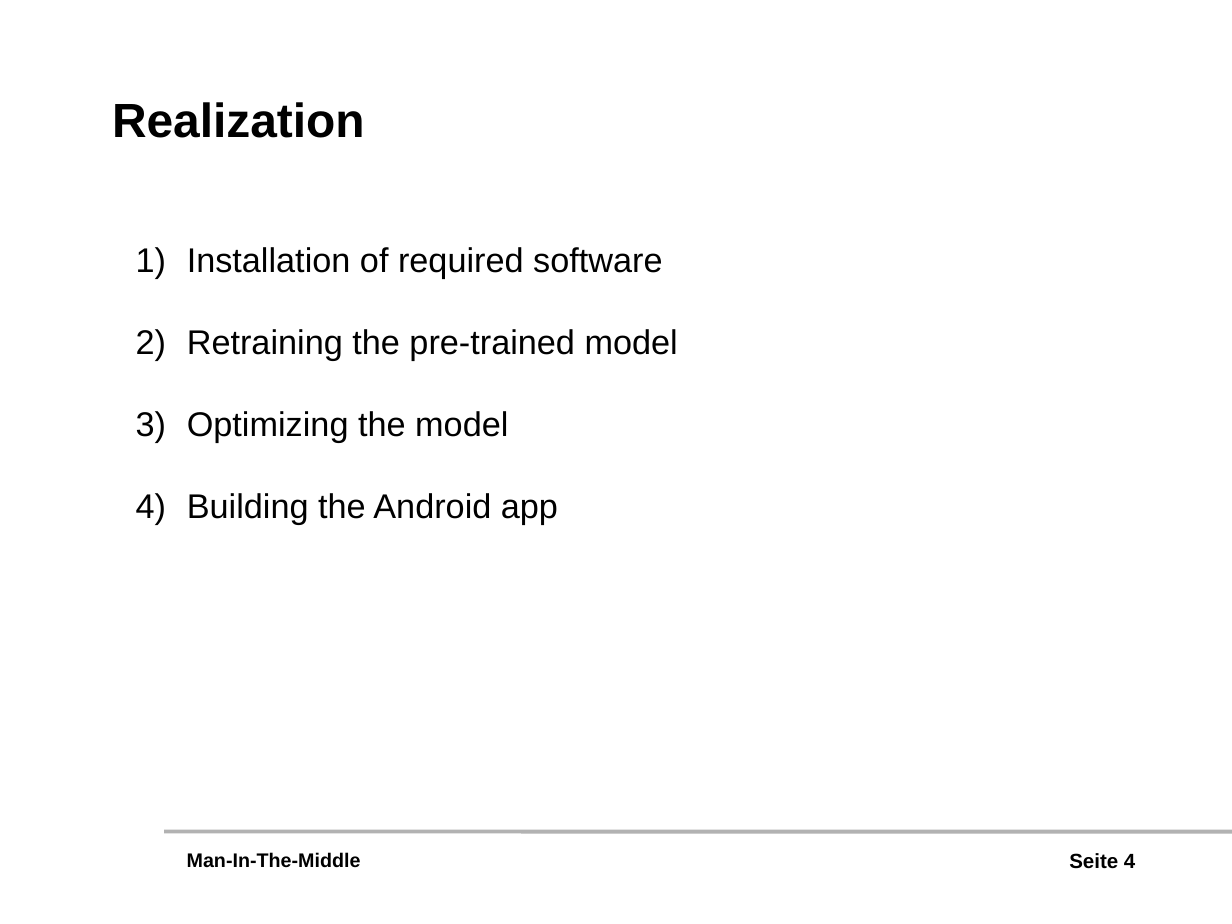
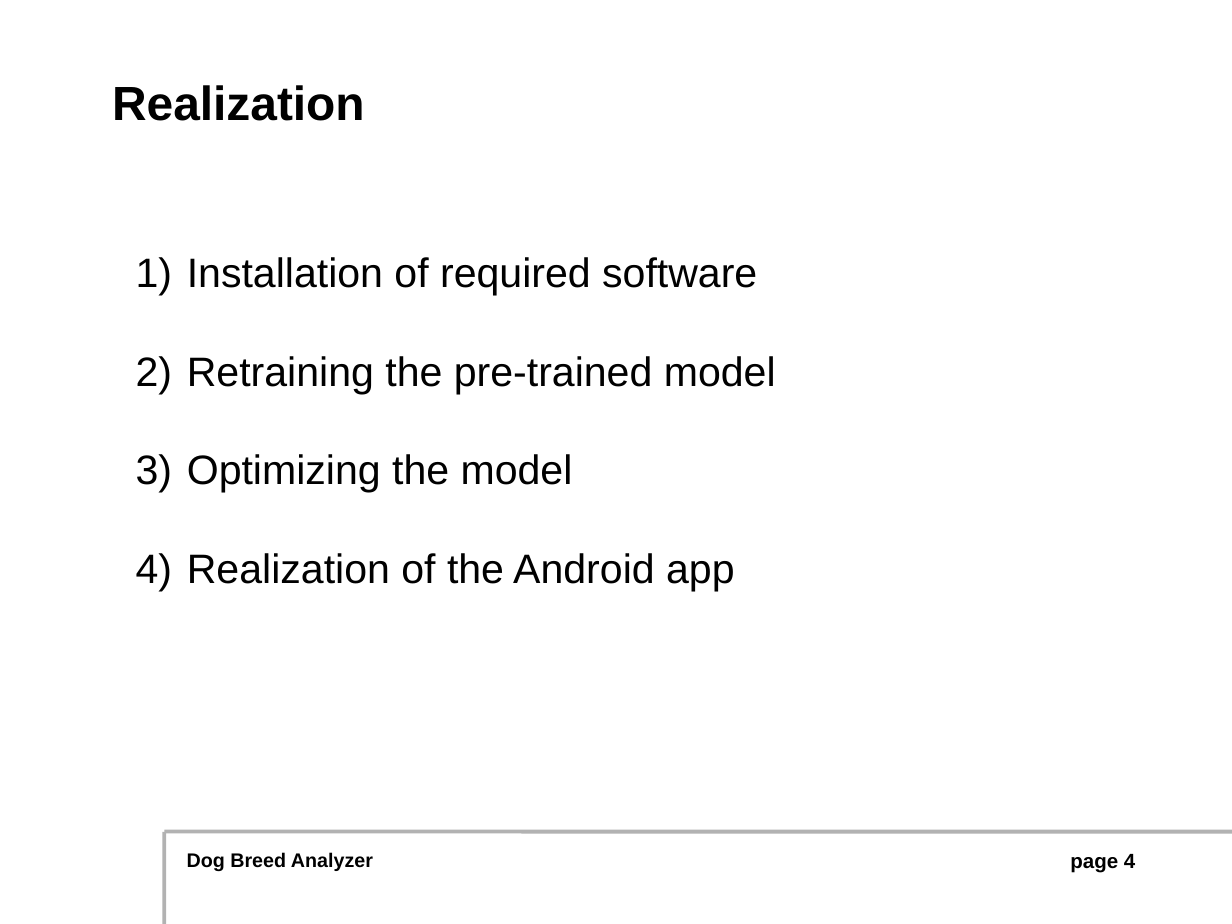
Before and after one commit to awilsee/dl, a slide deck: slide 4 of Präsentation/Präsentation.pptx. Drawn at 1232x924 pixels with LibreOffice and Linux fonts; fonts in the diff are those of the drawing; background and template pictures are left out. Boxes give left, top, right and bottom in pixels: in the first picture for what was removed or moved away, otherwise in the second. Text is boxed around its words. In the diff, an @@ line names an element or a change of style, - is before the commit and + after.

```diff
--- a/Präsentation/Präsentation.pptx
+++ b/Präsentation/Präsentation.pptx
@@ text "Realization" moved from (x1=112, y1=102, x2=365, y2=138) to (x1=112, y1=85, x2=365, y2=121) @@
@@ text at (x1=187, y1=257, x2=776, y2=492): size 20 to 24 pt in "Installation of required software", "Retraining the pre-trained model", "Optimizing the model" @@
@@ text at (x1=187, y1=553, x2=735, y2=591): text changed; size 20 to 24 pt @@
-4) Building the Android app
+4) Realization of the Android app
@@ freeform shape added at (x1=164, y1=832, x2=164, y2=924), outline #B2B2B2 2.24 pt @@
@@ text at (x1=187, y1=852, x2=373, y2=871): text changed @@
-Man-In-The-Middle
+Dog Breed Analyzer
@@ page number at (x1=1070, y1=854, x2=1135, y2=873): text changed @@
-Seite 4
+page 4
```
Also in this commit, not shown: 3 other slides changed, 3 slides added, 1 slide removed, 1 other file.
